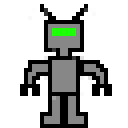
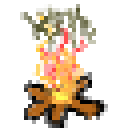
Layer changes from the first 128px x 128px image to the second:
added layer "campfire" above "oldguyby fire" over [20,4,108,128]
hid "friendly robot" over [20,4,112,128]
